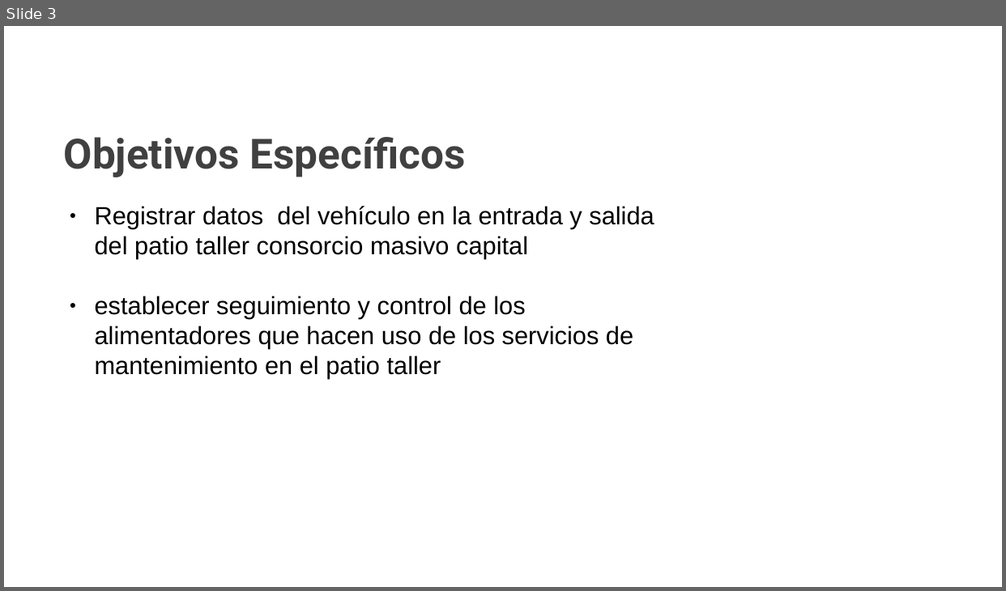
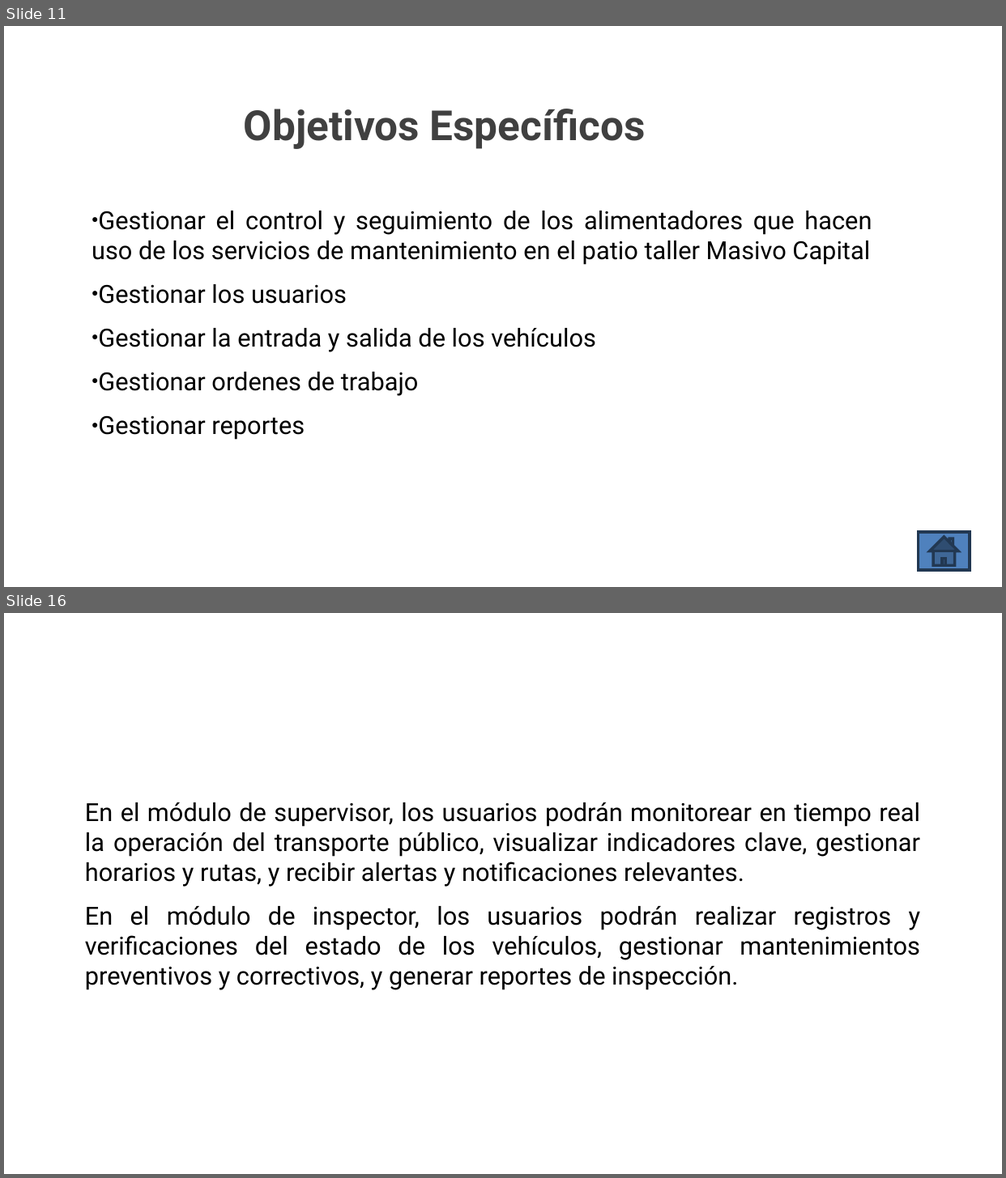
Before and after one commit to Mmartinez951/Desarrollo_Final_EntryMC, a slide deck: 1.Docs/Trimestre I/Presentación EntryMC.pptx. Shown one above the other, each under a label of ours: slide 3 before the commit, slides 11 and 16 after it; the slides between them are not shown. The pictures are 1006x591 and 1006x1178 pixels, drawn with LibreOffice and Linux fonts; fonts in the diff are those of the drawing; background and template pictures are left out. Boxes give left, top, right and bottom in pixels: in the first picture for what was removed or moved away, otherwise in the second. Text is boxed around its words. In the diff, an @@ line names an element or a change of style, - is before the commit and + after.

```diff
--- a/1.Docs/Trimestre I/Presentación EntryMC.pptx
+++ b/1.Docs/Trimestre I/Presentación EntryMC.pptx
@@ slide 16 added at [4, 613, 1002, 1174], background picture (left out) @@
@@ subtitle added at [85, 803, 921, 990], 18 pt, text #000000 @@
+En el módulo de supervisor, los usuarios podrán monitorear en tiempo real la operación del transporte público, visualizar indicadores clave, gestionar horarios y rutas, y recibir alertas y notificaciones relevantes.
+En el módulo de inspector, los usuarios podrán realizar registros y verificaciones del estado de los vehículos, gestionar mantenimientos preventivos y correctivos, y generar reportes de inspección.
@@ what was slide 3 is now slide 11 @@
@@ slide 11 changed as well @@
@@ title "Objetivos Específicos": place and size @@
-title "Objetivos Específicos" at [64, 137, 466, 177]
+title "Objetivos Específicos" at [244, 109, 646, 149]
@@ title "Objetivos Específicos" at [244, 109, 646, 149]: indent changed; line spacing 1 to 0.9; vertical alignment top to middle @@
@@ text at [91, 211, 872, 440]: text changed; font Arial to Roboto @@
-● Registrar datos del vehículo en la entrada y salida del patio taller consorcio masivo capital
-● establecer seguimiento y control de los alimentadores que hacen uso de los servicios de mantenimiento en el patio taller
+● Gestionar el control y seguimiento de los alimentadores que hacen uso de los servicios de mantenimiento en el patio taller Masivo Capital
+● Gestionar los usuarios
+● Gestionar la entrada y salida de los vehículos
+● Gestionar ordenes de trabajo
+● Gestionar reportes
@@ action button home added at [918, 532, 969, 570], fill #4F81BD, outline #233953 2 pt @@
```
Also in this commit, not shown: 5 other slides changed, 19 other slides added, 4 slides removed.
